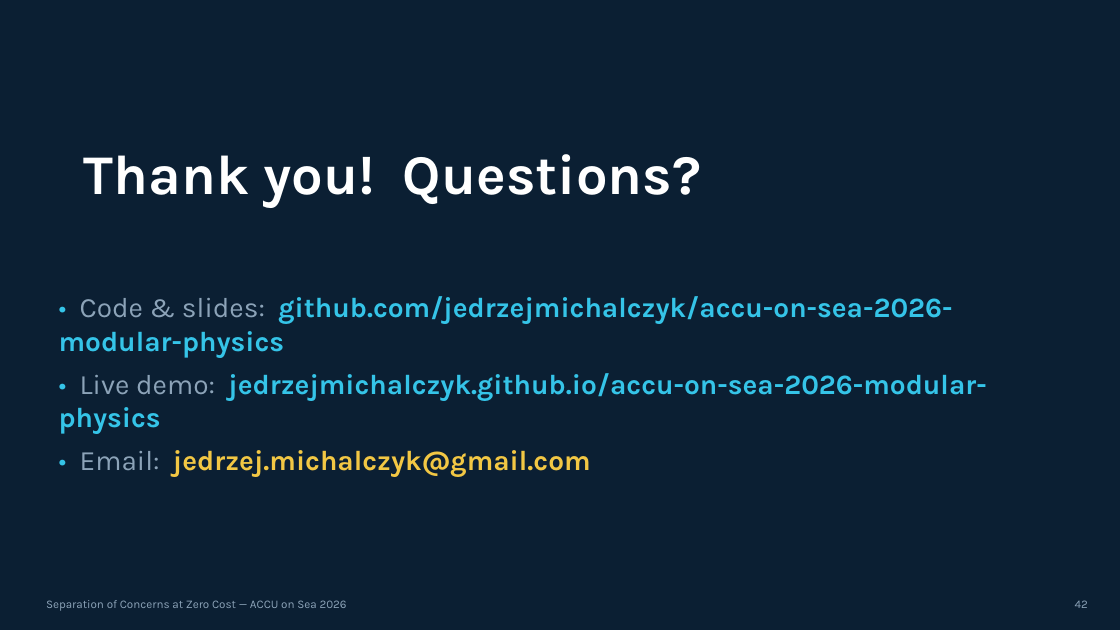
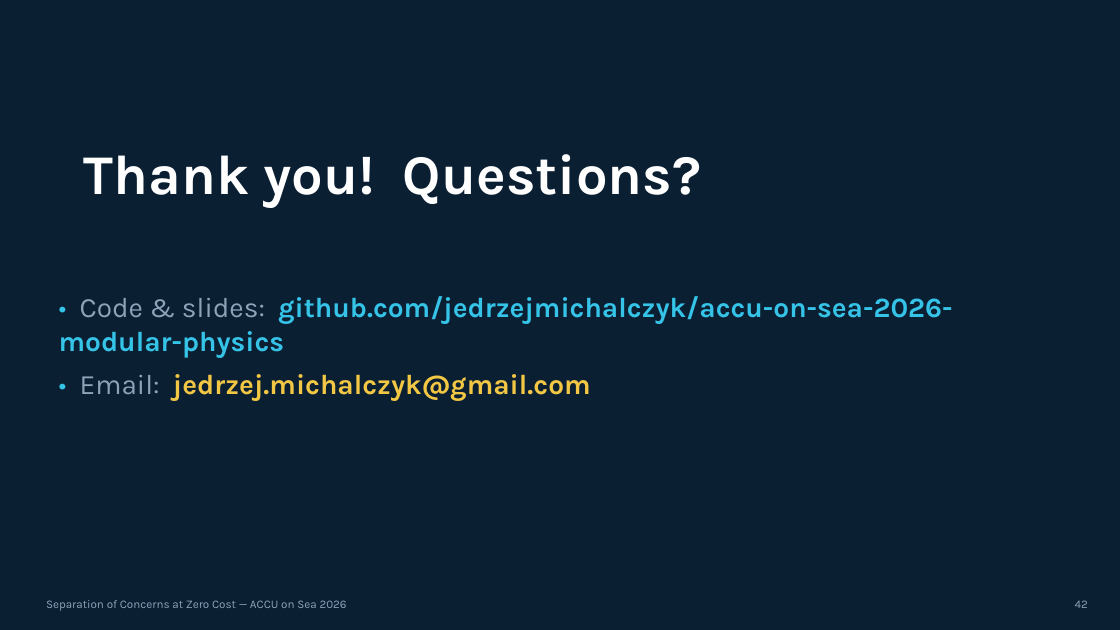
Before and after one commit to jedrzejmichalczyk/accu-on-sea-2026-modular-physics, a slide deck: slide 42 of slides/ACCU-Separation-of-Concerns-at-Zero-Cost.pptx. Drawn at 1120x630 pixels with LibreOffice and Linux fonts; fonts in the diff are those of the drawing. Boxes give left, top, right and bottom in pixels: in the first picture for what was removed or moved away, otherwise in the second. Text is boxed around its words. In the diff, an @@ line names an element or a change of style, - is before the commit and + after.

```diff
--- a/slides/ACCU-Separation-of-Concerns-at-Zero-Cost.pptx
+++ b/slides/ACCU-Separation-of-Concerns-at-Zero-Cost.pptx
@@ text at box(59, 373, 986, 434): paragraph removed @@
-• Live demo: jedrzejmichalczyk.github.io/accu-on-sea-2026-modular-physics
```
Also in this commit, not shown: 1 other file.
